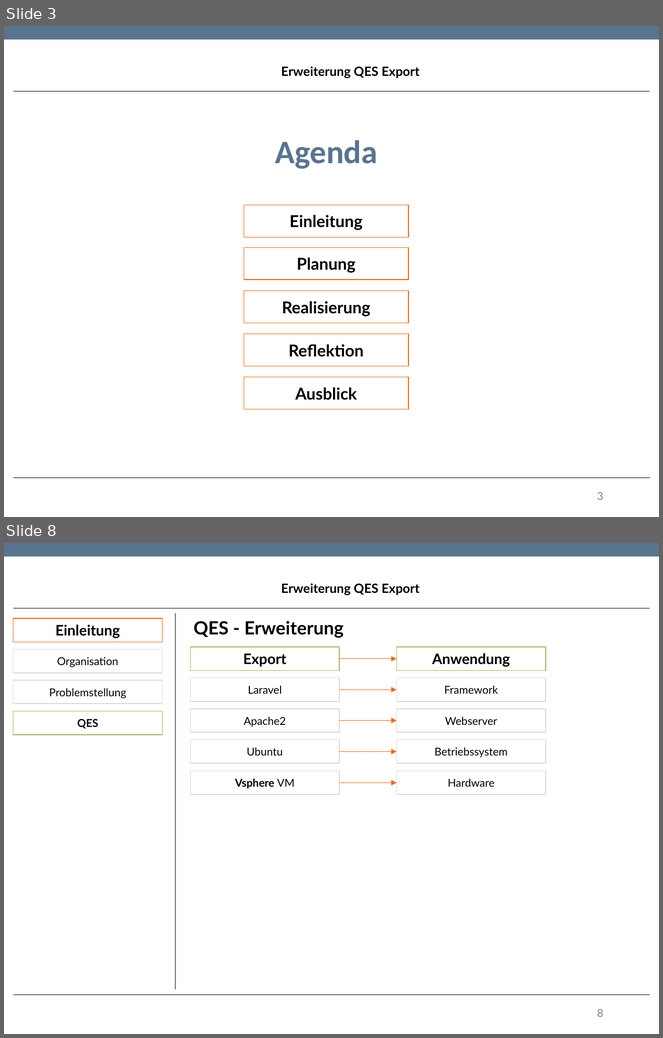
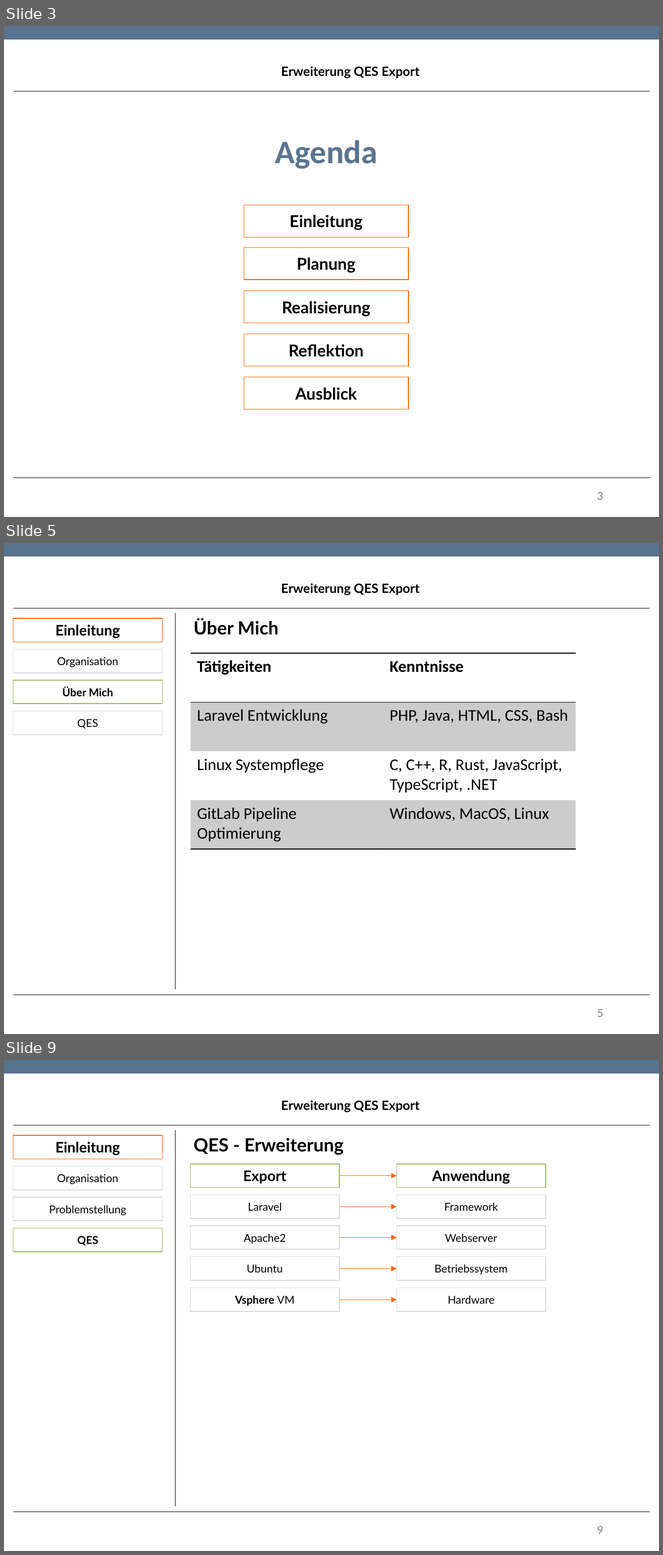
Before and after one commit to TwoHorus/dbExelExportLaravel, a slide deck: DOC/Fachgespraech.pptx. Shown one above the other, each under a label of ours: slides 3 and 8 before the commit, slides 3, 5 and 9 after it; the slides between them are not shown. The pictures are 663x1038 and 663x1555 pixels, drawn with LibreOffice and Linux fonts; fonts in the diff are those of the drawing; background and template pictures are left out. Boxes give left, top, right and bottom in pixels: in the first picture for what was removed or moved away, otherwise in the second. Text is boxed around its words. In the diff, an @@ line names an element or a change of style, - is before the commit and + after.

```diff
--- a/DOC/Fachgespraech.pptx
+++ b/DOC/Fachgespraech.pptx
@@ slide 5 added at box(4, 543, 659, 1034), background #FFFFFF; not listed: 1 template element that a slide beside it also shows @@
@@ text added at box(281, 584, 419, 596), 14 pt, text #000000, bold @@
+Erweiterung QES Export
@@ rectangle added at box(13, 618, 163, 642), fill #FFFFFF, outline #FF6400 0.85 pt, 16 pt, text #000000, bold @@
+Einleitung
@@ line added from (13, 608) to (650, 608), #000000 0.75 pt @@
@@ line added from (176, 613) to (176, 990), #000000 0.75 pt @@
@@ text added at box(194, 619, 279, 635), 20 pt, text #000000, bold @@
+Über Mich
@@ rectangle added at box(13, 649, 163, 672), fill #FFFFFF, outline #DADADA 0.85 pt, 12 pt, text #000000 @@
+Organisation
@@ table added at box(191, 653, 576, 849), 4 rows, 2 columns @@
+Tätigkeiten | Kenntnisse
+Laravel Entwicklung | PHP, Java, HTML, CSS, Bash
+Linux Systempflege | C, C++, R, Rust, JavaScript, / TypeScript, .NET
+GitLab Pipeline Optimierung | Windows, MacOS, Linux
@@ rectangle added at box(13, 681, 163, 704), fill #FFFFFF, outline #9BBB59 0.85 pt, 12 pt, text #000000, bold @@
+Über Mich
@@ rectangle added at box(13, 711, 163, 735), fill #FFFFFF, outline #DADADA 0.85 pt, 12 pt, text #000000 @@
+QES
@@ line added from (13, 995) to (650, 995), #000000 0.75 pt @@
@@ page number added at box(597, 1009, 604, 1017), 12 pt, text #808080 @@
+5
@@ what was slide 8 is now slide 9 @@
@@ page number at box(597, 1526, 604, 1534): text changed @@
-8
+9
```
Also in this commit, not shown: 8 slides changed, 1 slide removed.
